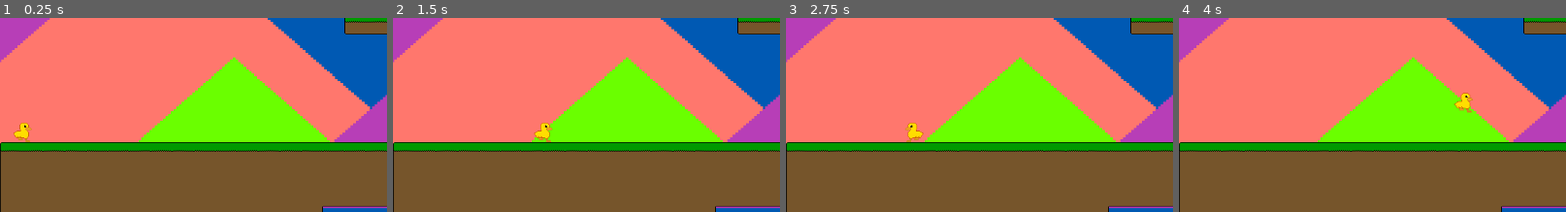
Above: before the commit, frames 1-4 (left to right).
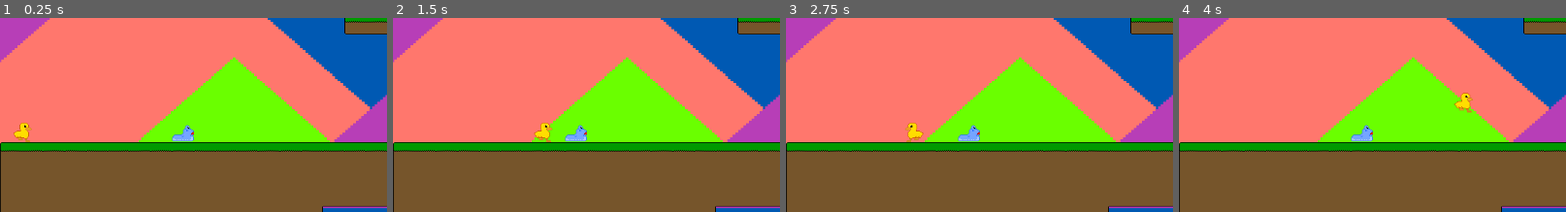
Above: after the commit, the same moments.

Repository: JakeSlaght/ducky-platformer-godot
Game: Godot game, scene res://main.tscn
Two runs of this game, one before a commit and one after it. Both use one fixed random seed, a clock stepped at 60 frames per second and the inputs below.
Inputs:
- Up to frame 1 (0.25 s): no input
- Up to frame 2 (1.5 s): tap Enter at 0.5 s; hold D (right) from 0.53 s (still down); tap W (jump) at 0.77 s
- Up to frame 3 (2.75 s): tap W (jump) at 1.52 s; release D (right) at 2.03 s; hold A (left) from 2.03 s (still down)
- Up to frame 4 (4 s): tap Space (wall_jump) at 2.75 s; release A (left) at 2.78 s; hold D (right) from 2.78 s (still down); tap W (jump) at 3.02, 3.77 s
The pictures show only the part of the screen within x 0-50%, y 50-100%; the shares and areas given below are measured in that part.

The runs differ from the first frame. In frame 1, 0.3% of the frame differs, in the area x 44-51%, y 55-64%; in frame 2, 0.3%; in frame 3, 0.3%; in frame 4, 0.3%.

Commit message:
chore: adding in the basic loading in and setup for an enemy, in this case a slug

Diff:
--- /dev/null
+++ b/enemy.tscn
@@ -0,0 +1,70 @@
+[gd_scene load_steps=10 format=3 uid="uid://c7qiasudlngdg"]
+
+[ext_resource type="Texture2D" uid="uid://6eeie34rtmqe" path="res://enemy/imgs/slug.png" id="1_7k104"]
+
+[sub_resource type="RectangleShape2D" id="RectangleShape2D_7mycd"]
+size = Vector2(28, 25)
+
+[sub_resource type="AtlasTexture" id="AtlasTexture_272bh"]
+atlas = ExtResource("1_7k104")
+region = Rect2(0, 0, 32, 32)
+
+[sub_resource type="AtlasTexture" id="AtlasTexture_5vw27"]
+atlas = ExtResource("1_7k104")
+region = Rect2(32, 0, 32, 32)
+
+[sub_resource type="AtlasTexture" id="AtlasTexture_kek77"]
+atlas = ExtResource("1_7k104")
+region = Rect2(64, 0, 32, 32)
+
+[sub_resource type="AtlasTexture" id="AtlasTexture_4c57u"]
+atlas = ExtResource("1_7k104")
+region = Rect2(96, 0, 32, 32)
+
+[sub_resource type="AtlasTexture" id="AtlasTexture_efxa6"]
+atlas = ExtResource("1_7k104")
+region = Rect2(128, 0, 32, 32)
+
+[sub_resource type="AtlasTexture" id="AtlasTexture_dg77c"]
+atlas = ExtResource("1_7k104")
+region = Rect2(160, 0, 32, 32)
+
+[sub_resource type="SpriteFrames" id="SpriteFrames_ycdy4"]
+animations = [{
+"frames": [{
+"duration": 1.0,
+"texture": SubResource("AtlasTexture_272bh")
+}, {
+"duration": 1.0,
+"texture": SubResource("AtlasTexture_5vw27")
+}, {
+"duration": 1.0,
+"texture": SubResource("AtlasTexture_kek77")
+}, {
+"duration": 1.0,
+"texture": SubResource("AtlasTexture_4c57u")
+}, {
+"duration": 1.0,
+"texture": SubResource("AtlasTexture_efxa6")
+}, {
+"duration": 1.0,
+"texture": SubResource("AtlasTexture_dg77c")
+}],
+"loop": true,
+"name": &"default",
+"speed": 5.0
+}]
+
+[node name="enemy" type="CharacterBody2D"]
+collision_layer = 8
+collision_mask = 3
+slide_on_ceiling = false
+
+[node name="CollisionShape2D" type="CollisionShape2D" parent="."]
+position = Vector2(16, 19)
+shape = SubResource("RectangleShape2D_7mycd")
+
+[node name="sprite" type="AnimatedSprite2D" parent="."]
+sprite_frames = SubResource("SpriteFrames_ycdy4")
+autoplay = "default"
+centered = false
--- a/map_logics/map.gd
+++ b/map_logics/map.gd
@@ -7,6 +7,7 @@
 var platform_scene = load("res://map_logics/platform.tscn")
 var level_end_scene = load("res://level_ending.tscn")
 var duck_scene = load("res://duck/duck.tscn")
+var slug_scene = load("res://enemy.tscn")
 #var camera_scene = load("res://camera.tscn")
 
 var TILE_SIZE: int = 32
@@ -55,7 +56,9 @@
 				2: #red - dirt
 					water.set_cell(Vector2i(x,y), source_id, Vector2i(1,0),0)
 				3: #black - enemies
-					pass
+					var new_enemy = slug_scene.instantiate()
+					new_enemy.global_position = Vector2(x * TILE_SIZE, y * TILE_SIZE)
+					add_child(new_enemy)
 				4: #gray(128) - wall
 					water.set_cell(Vector2i(x,y),source_id, Vector2i(4,0),0)
 				5: #green(155) - left-to-right platforms
--- a/project.godot
+++ b/project.godot
@@ -43,6 +43,7 @@
 2d_physics/layer_1="map"
 2d_physics/layer_2="duck"
 2d_physics/layer_3="platforms"
+2d_physics/layer_4="enemies"
 
 [rendering]
 
Binary file changed: images/test_platform_map.png
